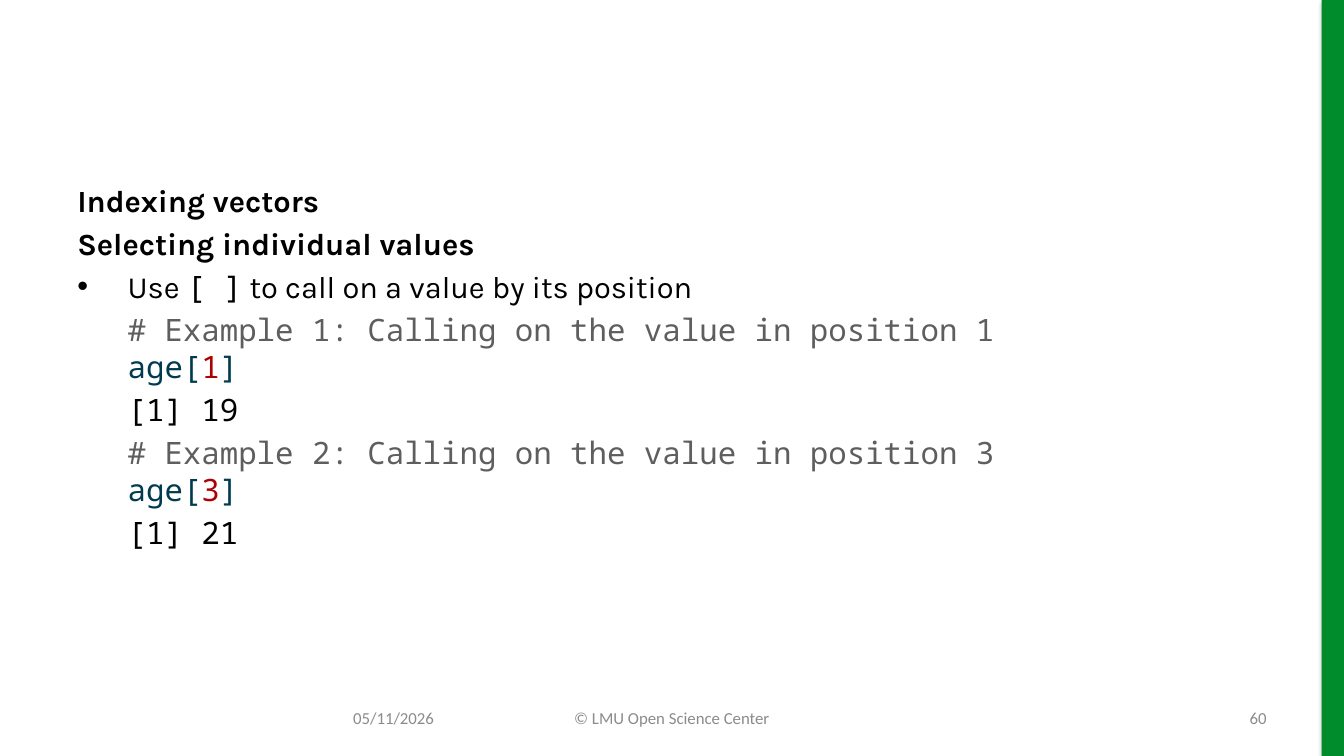
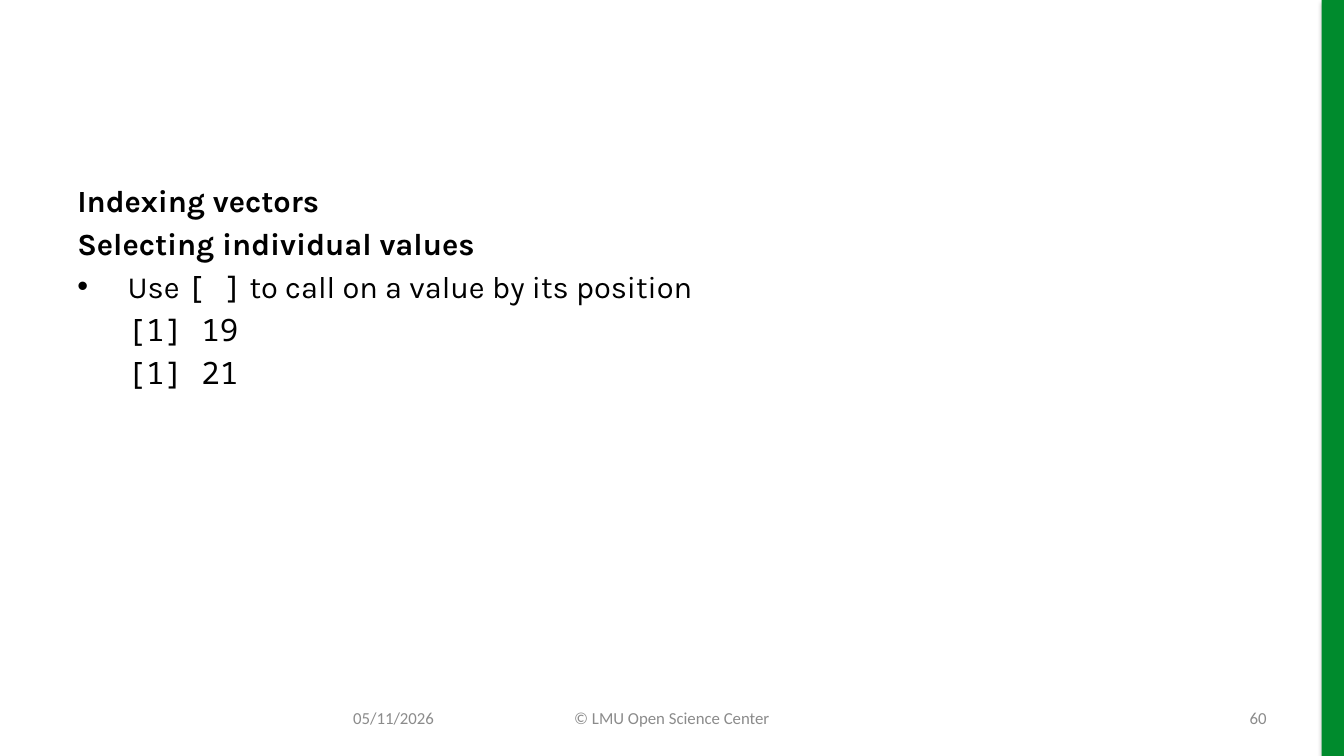
Before and after one commit to lmu-osc/slides-r-part-I, a slide deck: slide 60 of slides-r-part-I.pptx. Drawn at 1344x756 pixels with LibreOffice and Linux fonts; fonts in the diff are those of the drawing; background and template pictures are left out. Boxes give left, top, right and bottom in pixels: in the first picture for what was removed or moved away, otherwise in the second. Text is boxed around its words. In the diff, an @@ line names an element or a change of style, - is before the commit and + after.

```diff
--- a/slides-r-part-I.pptx
+++ b/slides-r-part-I.pptx
@@ text at (128, 317, 994, 386): paragraph removed @@
-# Example 1: Calling on the value in position 1
-age[1]
@@ text at (128, 440, 994, 509): paragraph removed @@
-# Example 2: Calling on the value in position 3
-age[3]
```
Also in this commit, not shown: 29 other slides changed, 34 other files.
